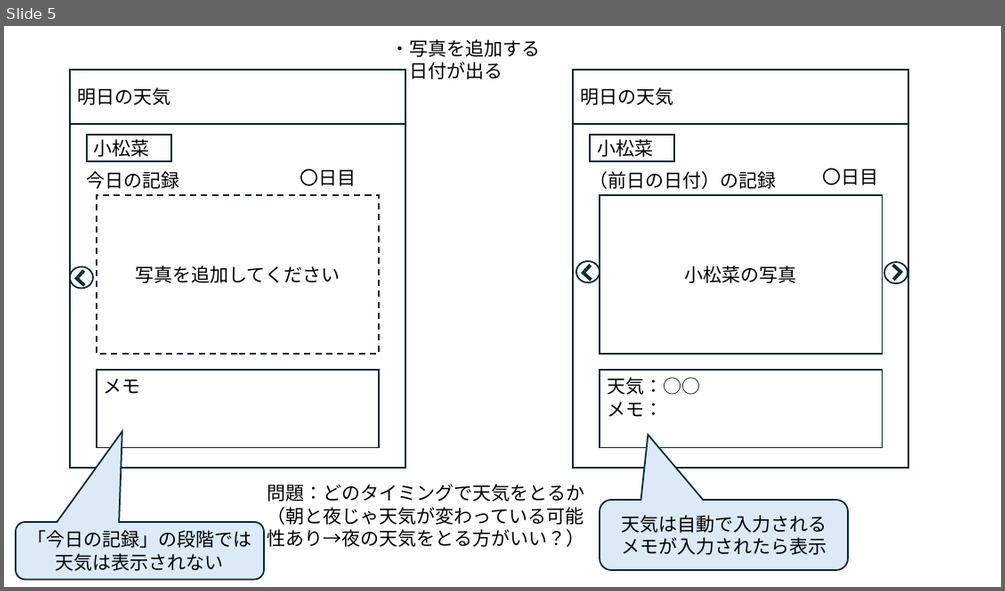
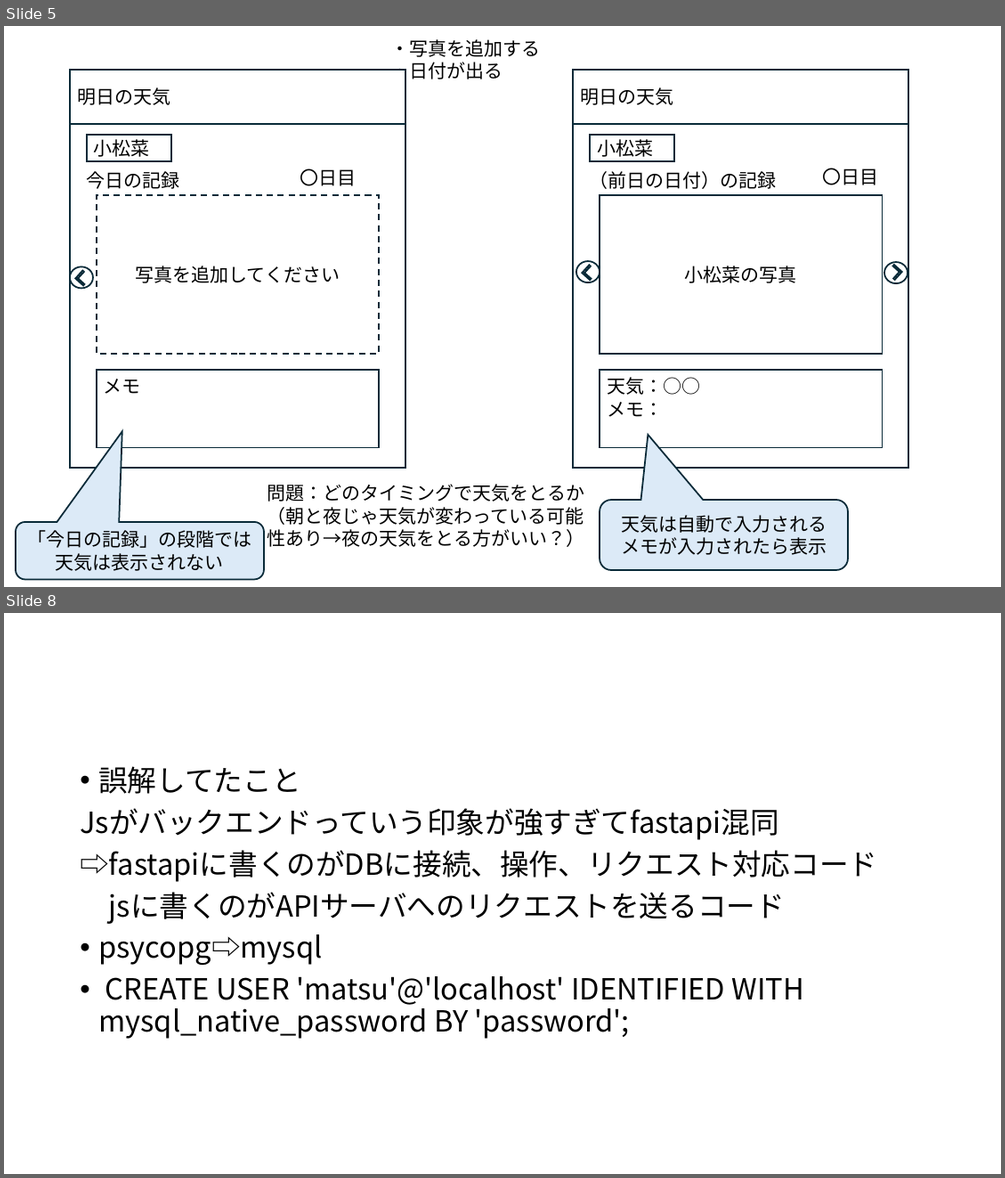
Before and after one commit to matsuri002/Gaedening_Diary, a slide deck: 栽培管理アプリ.pptx. Shown one above the other, each under a label of ours: slide 5 before the commit, slides 5 and 8 after it; the slides between them are not shown. The pictures are 1005x591 and 1005x1178 pixels, drawn with LibreOffice and Linux fonts; fonts in the diff are those of the drawing. Boxes give left, top, right and bottom in pixels: in the first picture for what was removed or moved away, otherwise in the second. Text is boxed around its words. In the diff, an @@ line names an element or a change of style, - is before the commit and + after.

```diff
--- a/栽培管理アプリ.pptx
+++ b/栽培管理アプリ.pptx
@@ slide 8 added at (x1=4, y1=613, x2=1001, y2=1174), background #FFFFFF @@
@@ text added at (x1=80, y1=766, x2=877, y2=1038), 28 pt, text #000000 @@
+• 誤解してたこと
+Jsがバックエンドっていう印象が強すぎてfastapi混同
+⇨fastapiに書くのがDBに接続、操作、リクエスト対応コード
+jsに書くのがAPIサーバへのリクエストを送るコード
+• psycopg⇨mysql
+• CREATE USER 'matsu'@'localhost' IDENTIFIED WITH mysql_native_password BY 'password';
```
Also in this commit, not shown: 1 slide changed, 1 other slide added, 6 other files.
